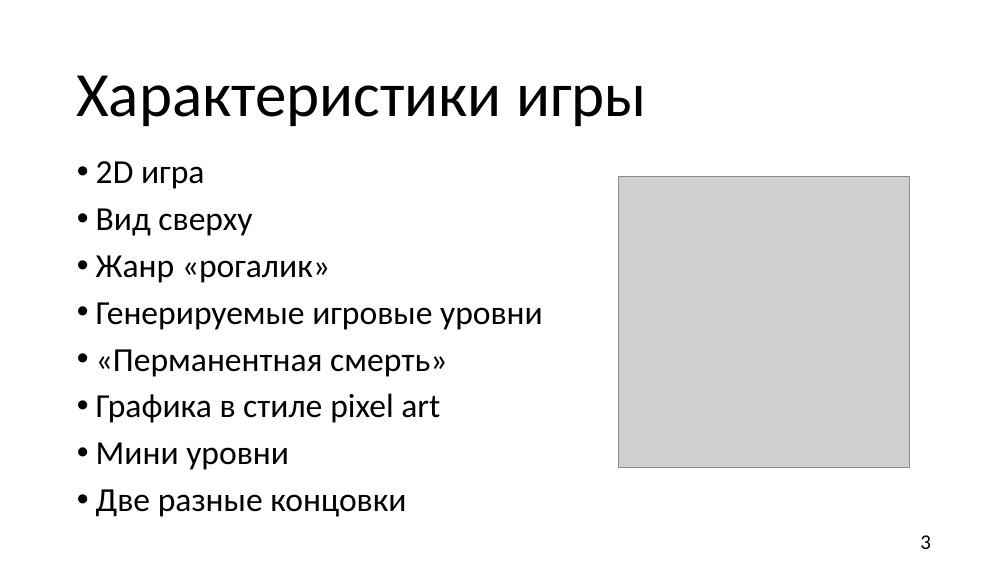
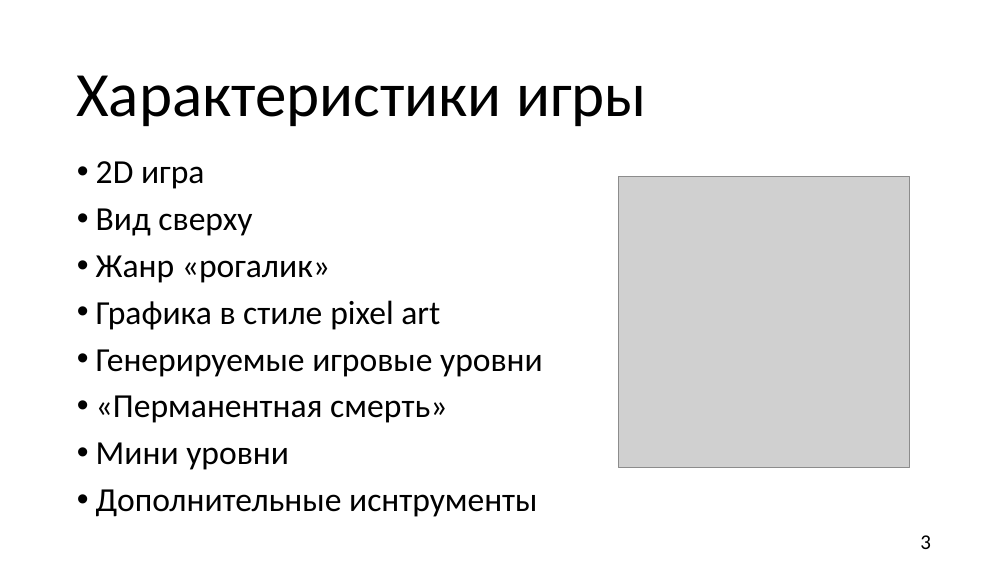
Before and after one commit to TiltInteractive/The-game-Resperation-, a slide deck: slide 3 of Б9121-09.03.03пикд_команда_4_презентация.pptx. Drawn at 1008x567 pixels with LibreOffice and Linux fonts; fonts in the diff are those of the drawing; grey boxes stand for pictures; background and template pictures are left out. Boxes give left, top, right and bottom in pixels: in the first picture for what was removed or moved away, otherwise in the second. Text is boxed around its words. In the diff, an @@ line names an element or a change of style, - is before the commit and + after.

```diff
--- a/Б9121-09.03.03пикд_команда_4_презентация.pptx
+++ b/Б9121-09.03.03пикд_команда_4_презентация.pptx
@@ text at (96,300,440,330): paragraph added @@
+• Графика в стиле pixel art
@@ text at (96,393,440,423): paragraph removed @@
-• Графика в стиле pixel art
@@ text at (96,489,537,517): text changed @@
-• Две разные концовки
+• Дополнительные иснтрументы
```
Also in this commit, not shown: 3 other slides changed, 4 slides added, 1 slide removed, 2 other files.
